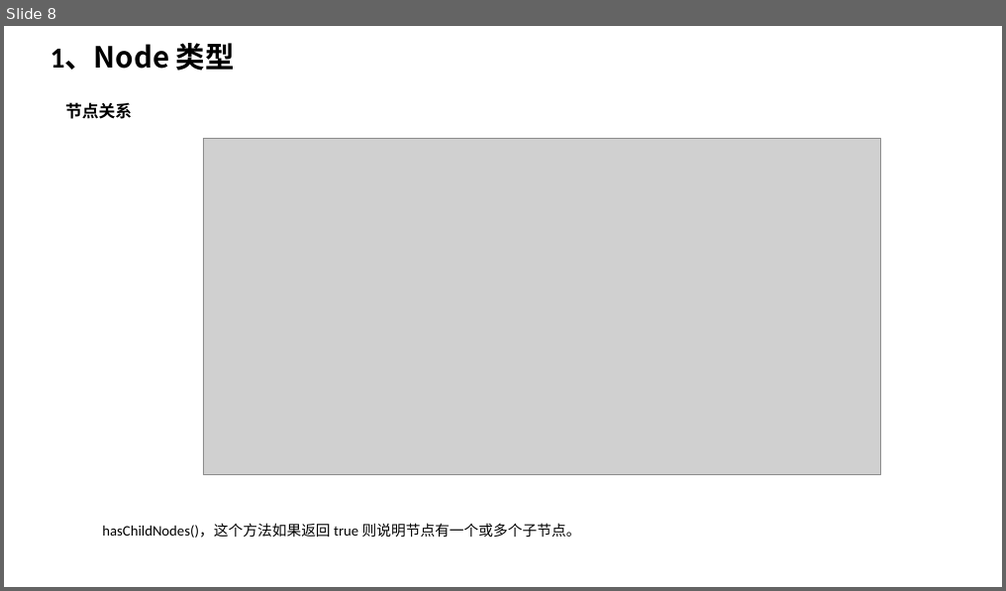
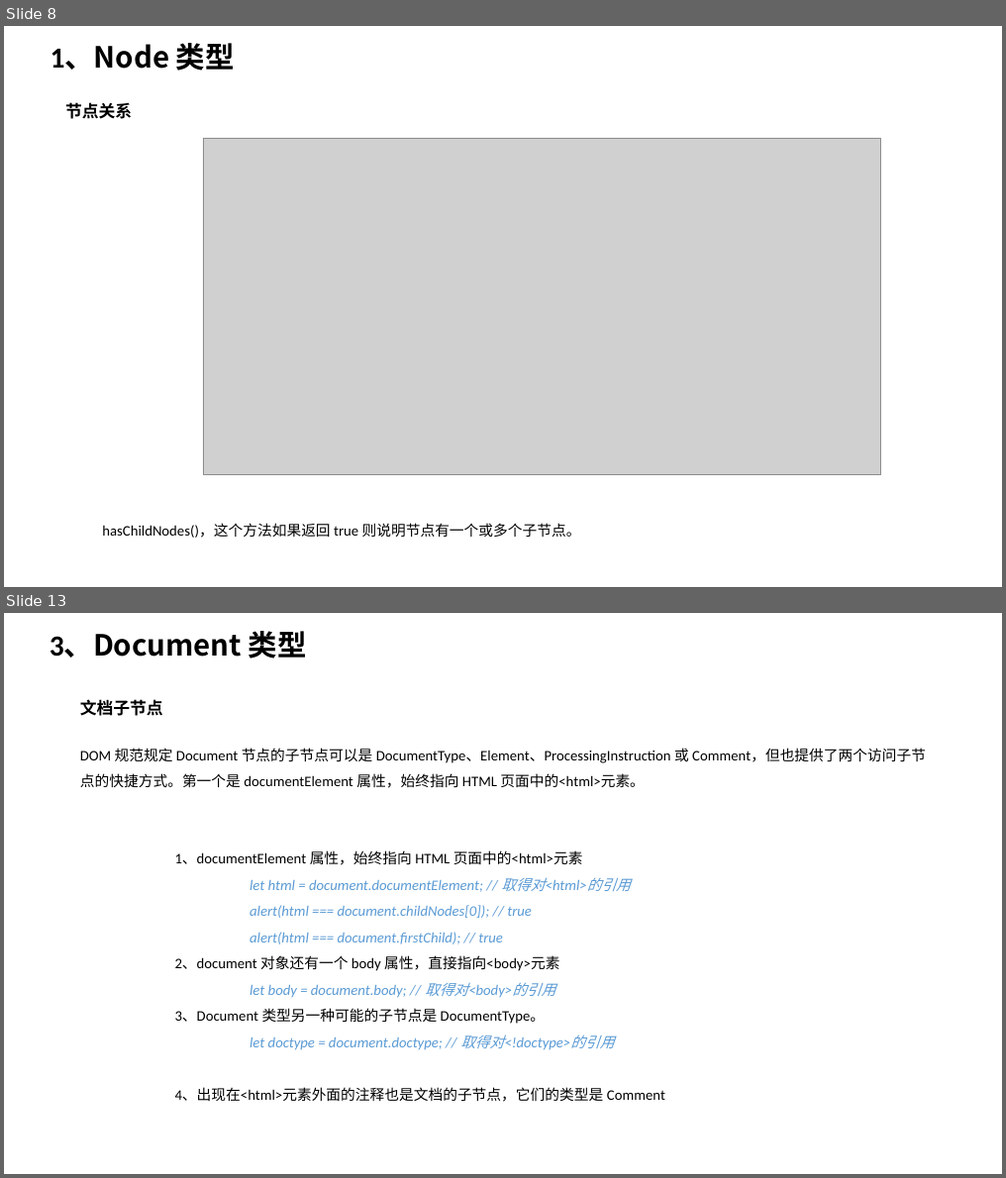
Before and after one commit to TshSophie/OnlineNotes, a slide deck: 读书笔记/JavaScript高级程序设计第四版 ppt版本/第十四章 DOM.pptx. Shown one above the other, each under a label of ours: slide 8 before the commit, slides 8 and 13 after it; the slides between them are not shown. The pictures are 1006x591 and 1006x1178 pixels, drawn with LibreOffice and Linux fonts; fonts in the diff are those of the drawing; grey boxes stand for pictures. Boxes give left, top, right and bottom in pixels: in the first picture for what was removed or moved away, otherwise in the second. Text is boxed around its words. In the diff, an @@ line names an element or a change of style, - is before the commit and + after.

```diff
--- a/读书笔记/JavaScript高级程序设计第四版 ppt版本/第十四章 DOM.pptx
+++ b/读书笔记/JavaScript高级程序设计第四版 ppt版本/第十四章 DOM.pptx
@@ slide 13 added at [4, 613, 1002, 1174], background #FFFFFF @@
@@ text added at [50, 631, 307, 659], 28 pt, text #000000, bold @@
+3、Document 类型
@@ text added at [80, 699, 163, 716], 16 pt, text #000000, bold @@
+文档子节点
@@ text added at [80, 748, 926, 788], 14 pt, text #000000 @@
+DOM 规范规定 Document 节点的子节点可以是 DocumentType、Element、ProcessingInstruction 或 Comment，但也提供了两个访问子节点的快捷方式。第一个是 documentElement 属性，始终指向 HTML 页面中的<html>元素。
@@ text added at [175, 851, 665, 1102], 14 pt, text #5B9BD5, italic @@
+1、documentElement 属性，始终指向 HTML 页面中的<html>元素
+    let html = document.documentElement; // 取得对<html>的引用
+    alert(html === document.childNodes[0]); // true
+    alert(html === document.firstChild); // true
+2、document 对象还有一个 body 属性，直接指向<body>元素
+let body = document.body; // 取得对<body>的引用
+3、Document 类型另一种可能的子节点是 DocumentType。
+    let doctype = document.doctype; // 取得对<!doctype>的引用
+4、出现在<html>元素外面的注释也是文档的子节点，它们的类型是 Comment
```
Also in this commit, not shown: 6 slides changed, 7 other slides added, 4 other files.
